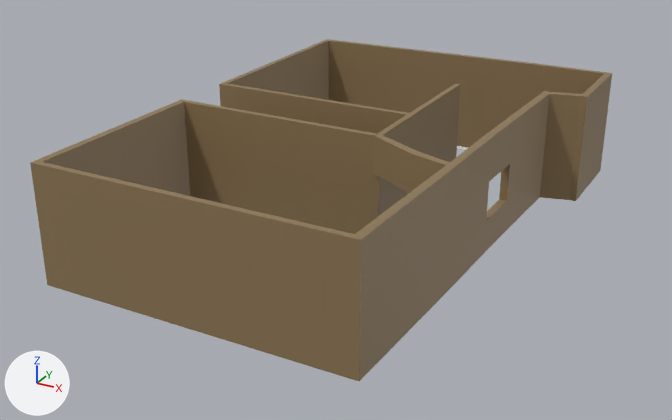
Before and after pictures for a commit that changed the FBX model NarrativeWork/WallWithWindow.fbx.
Rendered twice from a 50 mm lens placed at (10.45, -21.8, 11.31), pointed at (0.0, -2.8, 1.8). Arrows for +X, +Y and +Z are at lower left; the lights stay in place. Where no turn or scale is listed for an object, it has been applied to the vertices.

In view in the first picture: 'Walls'.
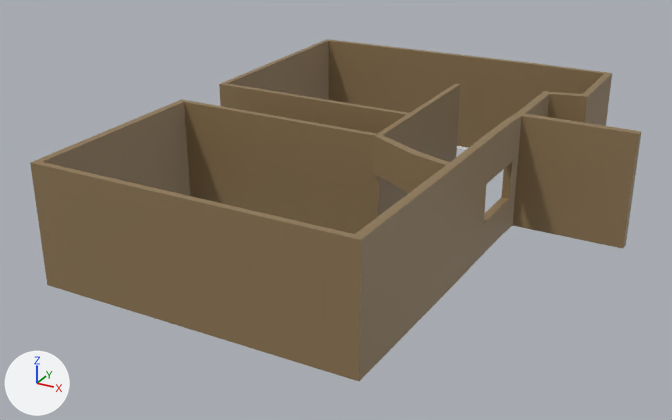
The newer file is also turned or shifted as a whole; pictures and numbers use the older file's frame.

Where the change shows, as pixel boxes [x1, y1, x2, y2] in the pictures (672 x 420 px):
'Walls', reshaped: before [30, 39, 612, 381]; after [30, 39, 642, 381]
part 1 of me_mesh, built on: before [452, 93, 549, 286]; after [452, 93, 642, 286]

Diff of the bpy script that builds the scene:
```diff
--- a/NarrativeWork/WallWithWindow.fbx.py
+++ b/NarrativeWork/WallWithWindow.fbx.py
@@ me_mesh @@
 # used by ob_walls; location = (-0.13, -1.76, 1.15)
-me_mesh.from_pydata(...)  # 682 vertices, 651 faces; spans x -4.32..4.93, y -6.68..6.68, z 0.0..3.0
+me_mesh.from_pydata(...)  # 694 vertices, 661 faces; spans x -4.32..6.8, y -6.68..6.68, z 0.0..3.0
+# me_mesh part 1
+# 4 faces are deleted
+# 4 vertices in x 3.65..3.86, y -0.31, z 0.87..1.89 move by (0.0, -0.17, 0.0)
+# 4 vertices in x 3.68..3.89, y 1.11, z 0.87..1.89 move by (0.0, 0.17, 0.0)
+# 12 vertices are added at x 3.72..6.8, y 1.6..1.81, z 0.0..3.0
+# 14 new faces join them, mat_lambert3 (brown #8e7855)
 me_mesh.materials.append(mat_lambert3)
```
